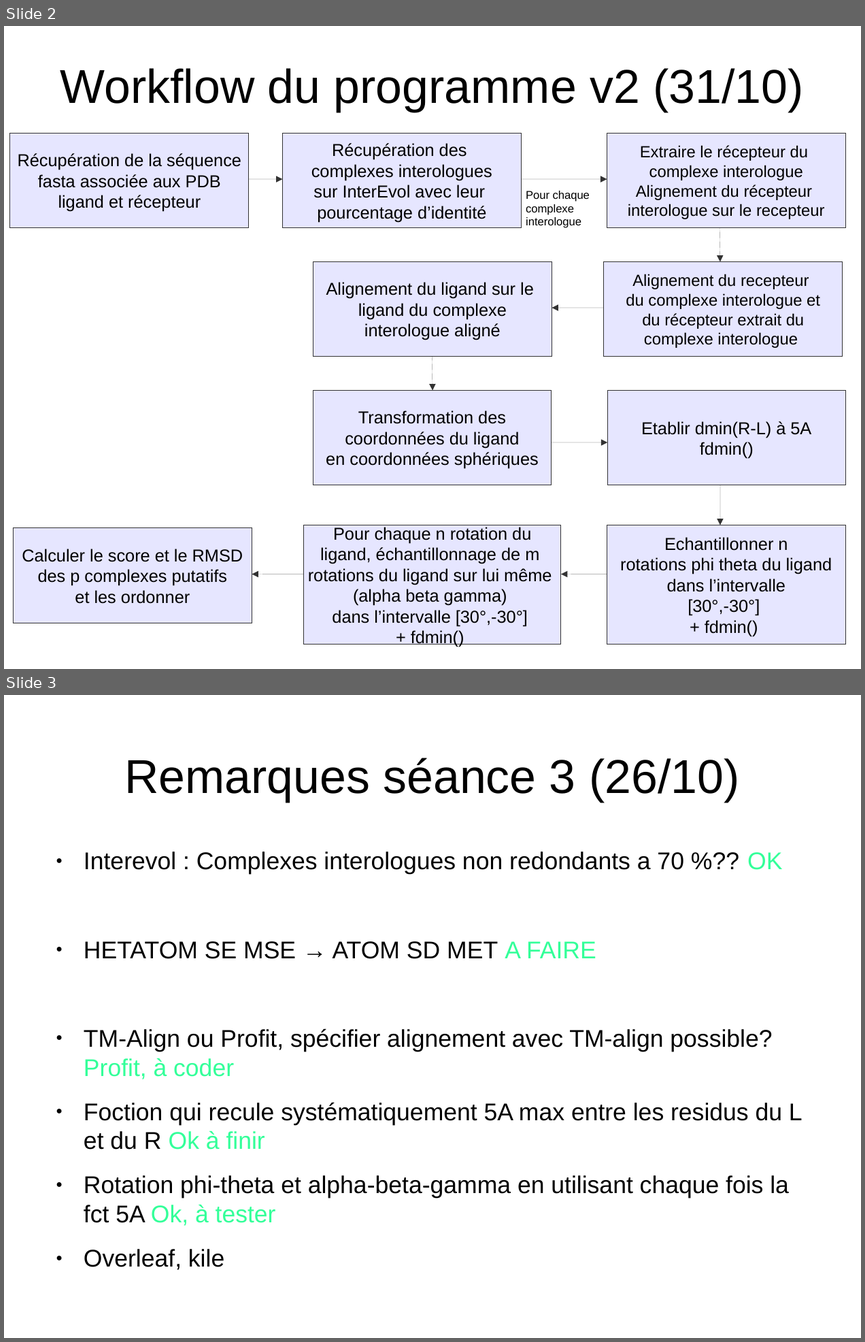
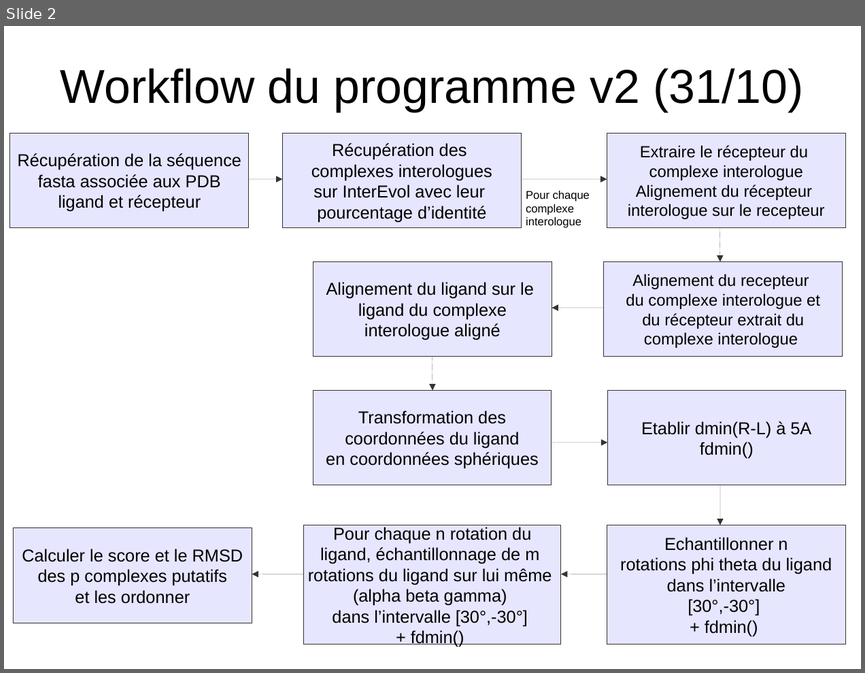
Before and after one commit to kdeazevedo/SWING, a slide deck: Doc/Workflow_Programmme.odp. Shown one above the other, each under a label of ours: slides 2 and 3 before the commit, slide 2 after it. The pictures are 865x1342 and 865x673 pixels, drawn with LibreOffice and Linux fonts; fonts in the diff are those of the drawing. Boxes give left, top, right and bottom in pixels: in the first picture for what was removed or moved away, otherwise in the second. Text is boxed around its words. In the diff, an @@ line names an element or a change of style, - is before the commit and + after.

Commit message:
Ajout de la fonction d'alignement, de la documentation Profit et du workflow

```diff
--- a/Doc/Workflow_Programmme.odp
+++ b/Doc/Workflow_Programmme.odp
@@ slide 3 removed at <box>4,695,861,1338</box>, background #FFFFFF @@
@@ title removed at <box>124,758,739,802</box> @@
-Remarques séance 3 (26/10)
@@ text removed at <box>84,851,802,1225</box> @@
-● Interevol : Complexes interologues non redondants a 70 %?? OK
-● HETATOM SE MSE → ATOM SD MET A FAIRE
-● TM-Align ou Profit, spécifier alignement avec TM-align possible? Profit, à coder
-● Foction qui recule systématiquement 5A max entre les residus du L et du R Ok à finir
-● Rotation phi-theta et alpha-beta-gamma en utilisant chaque fois la fct 5A Ok, à tester
-● Overleaf, kile
```
Also in this commit, not shown: 1 slide changed, 1 other slide removed, 1 other file.
